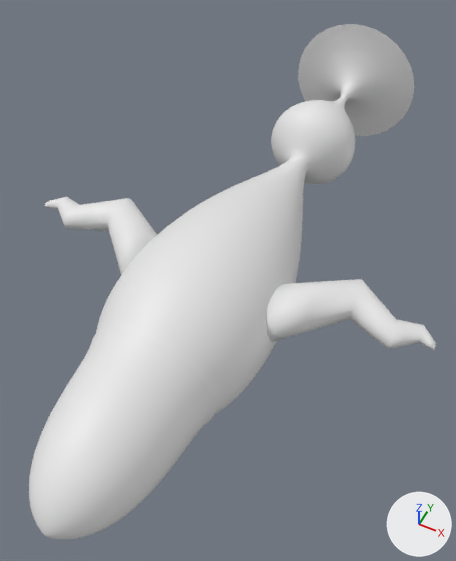
An edit to the glTF model frontend/public/fish265.glb, drawn before and after from the same camera.
Rendered twice from a 50 mm camera at (3.9, -11.43, 9.36) aimed at (-0.07, -3.49, -0.57). The axes (+X, +Y, +Z) are drawn at lower right. The lights are the same throughout. The first picture is the older version. Vertices at exactly the same position are counted once.

Objects in the first picture: 'Fish'.
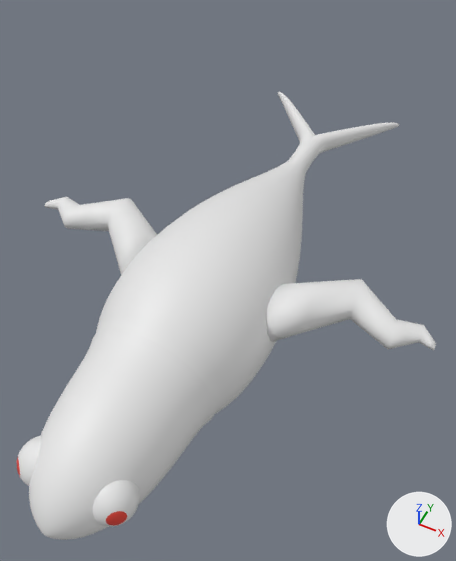
The change, as a diff of the scene's bpy script:
```diff
--- a/frontend/public/fish265.glb.py
+++ b/frontend/public/fish265.glb.py
@@ mat_material_527 @@
+mat_material_527 = principled_material('Material.527')
+mat_material_527.base_color = (0.8, 0.0586, 0.0378)  # red #e74437
@@ mat_tailmaterial_263 @@
+mat_tailmaterial_263 = principled_material('TailMaterial.263')
+mat_tailmaterial_263.base_color = (0.8, 0.8, 0.8)  # white #e7e7e7
@@ me_headmesh2_127 @@
 # used by ob_fish; location = (0.0, 0.0, 0.0)
-me_headmesh2_127.from_pydata(...)  # 7169 vertices, 14326 faces; spans x -4.23..4.23, y -9.6..4.1, z -1.65..1.65
+me_headmesh2_127.from_pydata(...)  # 7395 vertices, 14808 faces; spans x -4.23..4.23, y -9.6..2.75, z -1.57..1.57
+# me_headmesh2_127 part 1: a new loose piece of 482 vertices spanning x 0.22..1.03, y -9.14..-8.33, z -0.21..0.59
+# me_headmesh2_127 part 2: a new loose piece of 482 vertices spanning x -1.03..-0.22, y -9.14..-8.33, z -0.21..0.59
+# me_headmesh2_127 part 3: 328 vertices moved from x -1.04..1.04, y 0.19..1.07, z -1.04..1.04 to x -1.59..1.59, y 0.4..2.65, z -0.24..0.24; 1176 vertices removed from x -1.65..1.65, y 0.27..4.1, z -1.65..1.65; 438 vertices added at x -1.68..1.68, y 0.4..2.75, z -0.25..0.25
 me_headmesh2_127.materials.append(mat_headmaterial_489)
@@ me_headmesh2_127 @@
 me_headmesh2_127.materials.append(mat_tailmaterial_489)
+me_headmesh2_127.materials.append(mat_material_527)  # red #e74437
+me_headmesh2_127.materials.append(mat_tailmaterial_263)  # white #e7e7e7
```

Location of each change, (x1, y1, x2, y2) in pixels of the pictures (456 x 561 px; the box of a moved part takes in the faces that stretch with it):
'Fish', reshaped (13% shorter): before (29, 24, 436, 540); after (17, 92, 436, 540)
part 1 of me_headmesh2_127, added: after (93, 480, 140, 526)
part 2 of me_headmesh2_127, added: after (17, 436, 41, 486)
part 3 of me_headmesh2_127, moved or reshaped: before (275, 24, 414, 181); after (278, 92, 399, 167)
